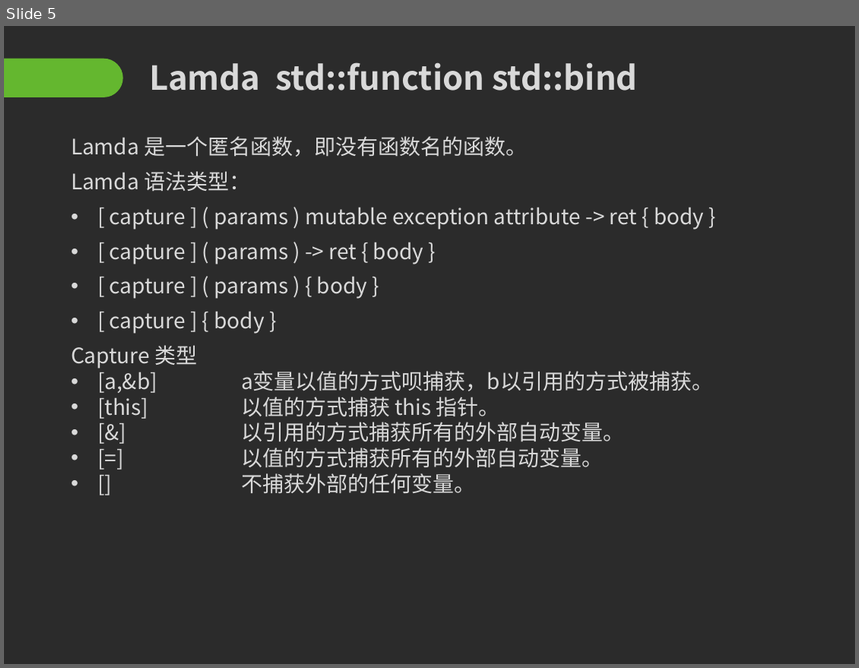
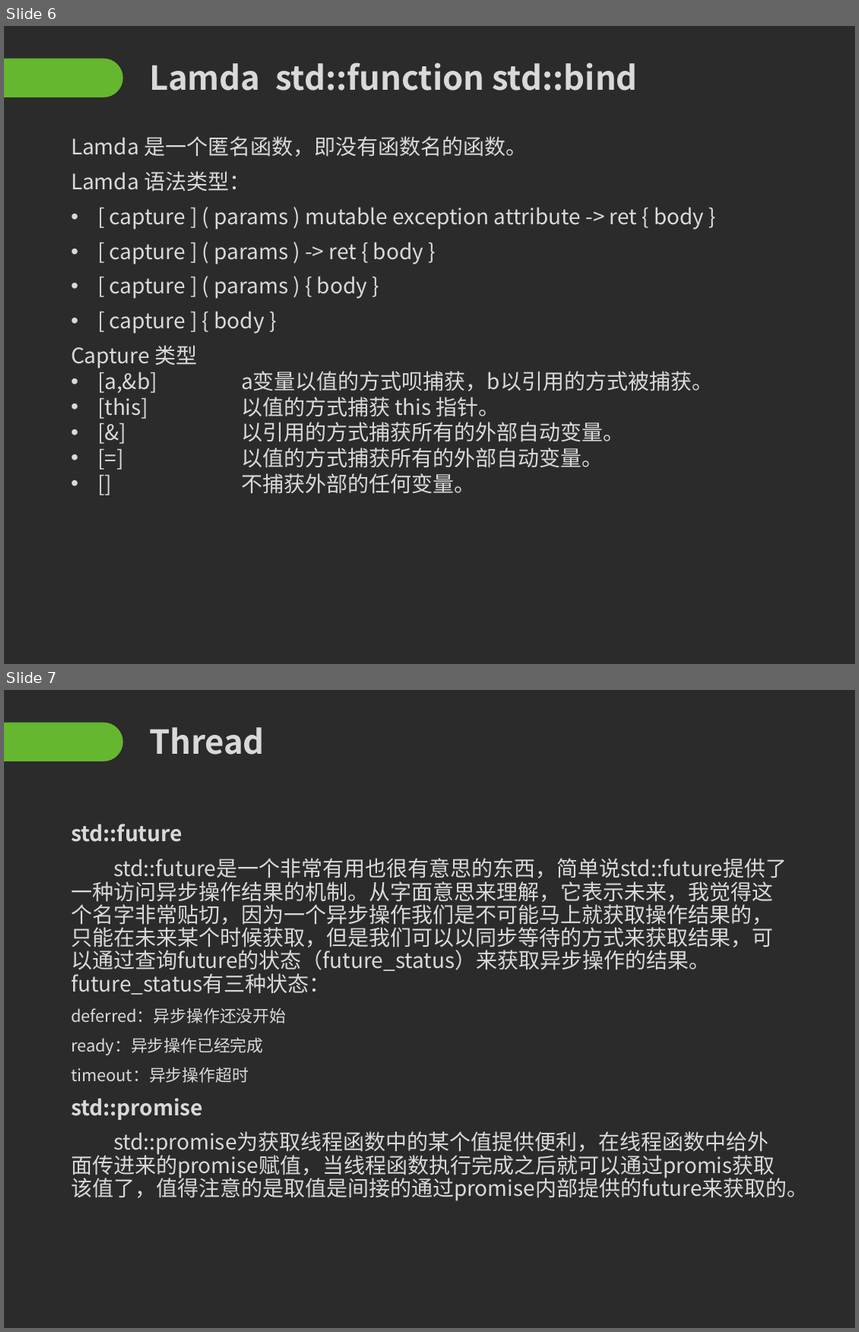
Before and after one commit to Mr-WangJin/cpp11, a slide deck: c++11.pptx. Shown one above the other, each under a label of ours: slide 5 before the commit, slides 6 and 7 after it. The pictures are 859x668 and 859x1332 pixels, drawn with LibreOffice and Linux fonts; fonts in the diff are those of the drawing; background and template pictures are left out; a plain dark background stands for a picture behind light text. Boxes give left, top, right and bottom in pixels: in the first picture for what was removed or moved away, otherwise in the second. Text is boxed around its words. In the diff, an @@ line names an element or a change of style, - is before the commit and + after.

```diff
--- a/c++11.pptx
+++ b/c++11.pptx
@@ slide 7 added at <box>4,690,855,1328</box>, background picture (left out); not listed: 1 template element that a slide beside it also shows @@
@@ title added at <box>149,727,265,755</box>, 28 pt, text #D9D9D9, bold @@
+Thread
@@ text added at <box>71,824,809,1201</box>, 18 pt, text #D9D9D9 @@
+std::future
+std::future是一个非常有用也很有意思的东西，简单说std::future提供了一种访问异步操作结果的机制。从字面意思来理解，它表示未来，我觉得这个名字非常贴切，因为一个异步操作我们是不可能马上就获取操作结果的，只能在未来某个时候获取，但是我们可以以同步等待的方式来获取结果，可以通过查询future的状态（future_status）来获取异步操作的结果。future_status有三种状态：
+deferred：异步操作还没开始
+ready：异步操作已经完成
+timeout：异步操作超时
+std::promise
+std::promise为获取线程函数中的某个值提供便利，在线程函数中给外面传进来的promise赋值，当线程函数执行完成之后就可以通过promis获取该值了，值得注意的是取值是间接的通过promise内部提供的future来获取的。
@@ what was slide 5 is now slide 6 @@
```
Also in this commit, not shown: 1 other slide added, 1 slide removed, 5 other files.
